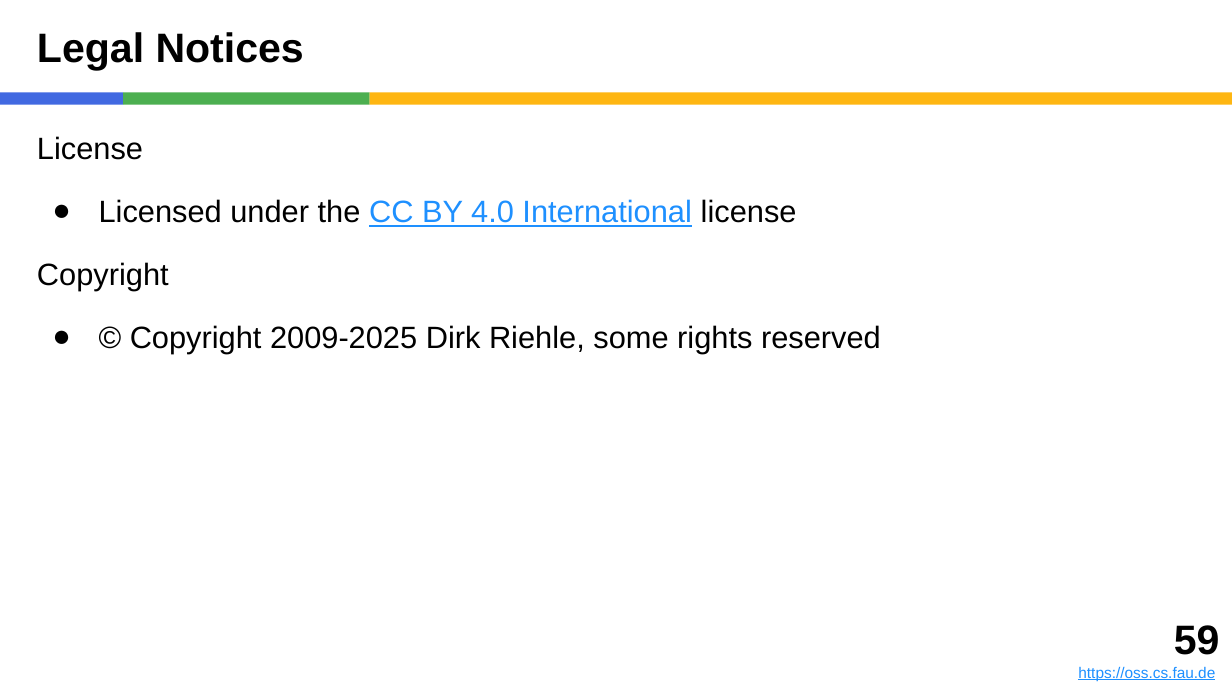
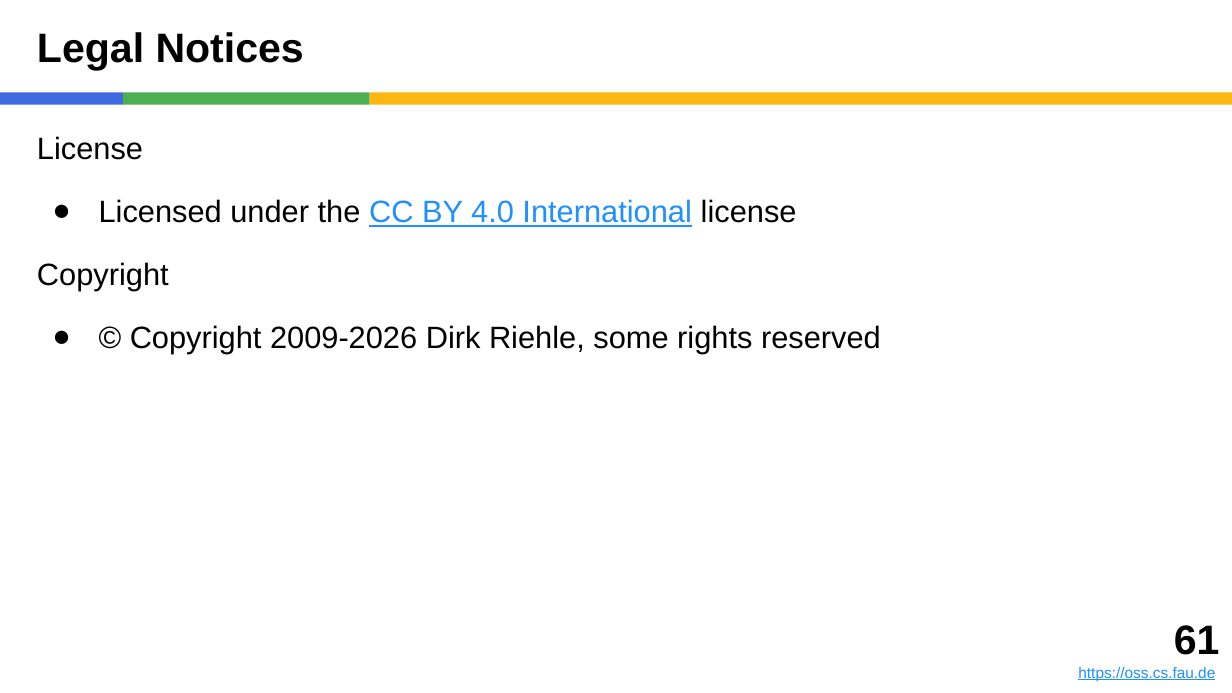
Before and after one commit to dirkriehle/amos-course, a slide deck: slide 61 of Lecture slides/AMOS B01 - Team and Tools.pptx (slide 59 before the commit). Drawn at 1232x693 pixels with LibreOffice and Linux fonts; fonts in the diff are those of the drawing. Boxes give left, top, right and bottom in pixels: in the first picture for what was removed or moved away, otherwise in the second. Text is boxed around its words. In the diff, an @@ line names an element or a change of style, - is before the commit and + after.

Commit message:
Summer 2026 coming right up!

```diff
--- a/Lecture slides/AMOS B01 - Team and Tools.pptx
+++ b/Lecture slides/AMOS B01 - Team and Tools.pptx
@@ text at bbox=[130, 325, 881, 354]: text changed @@
-● © Copyright 2009-2025 Dirk Riehle, some rights reserved
+● © Copyright 2009-2026 Dirk Riehle, some rights reserved
@@ text at bbox=[1174, 625, 1220, 655]: text changed @@
-59
+61
```
Also in this commit, not shown: 9 other slides changed, 3 slides added, 1 slide removed, 15 other files.
